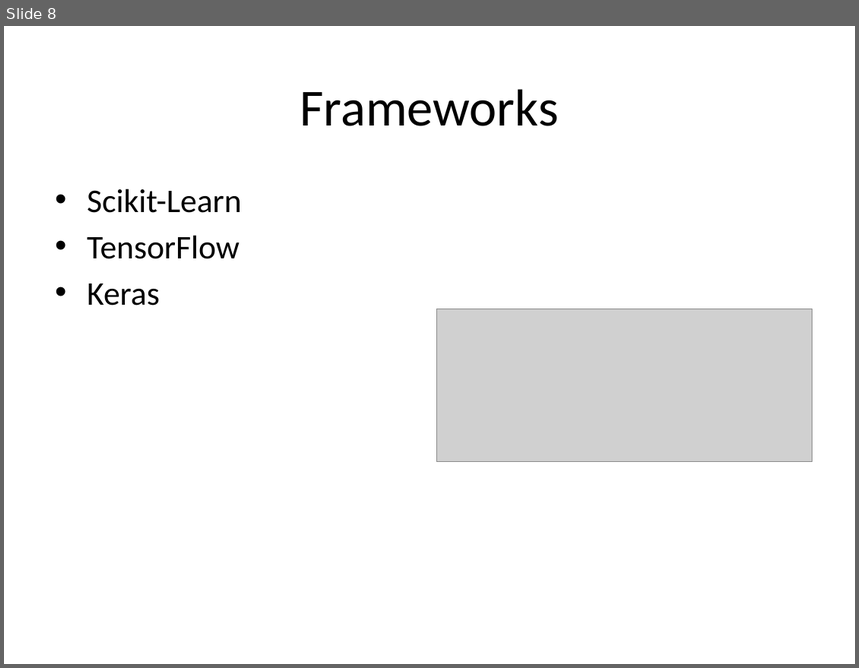
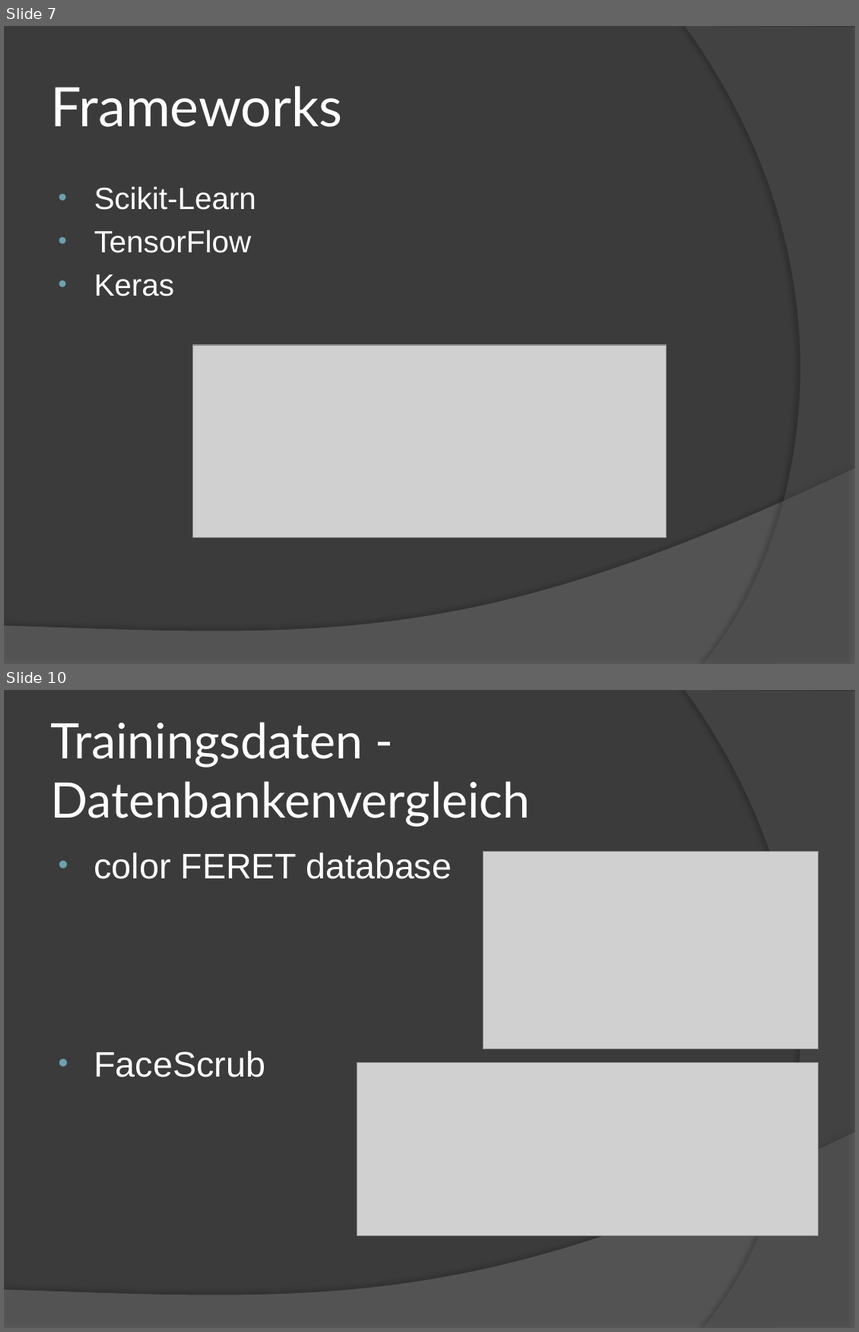
Before and after one commit to schroedingerskatze42/project, a slide deck: documentation/presentation/Image Deobfuscation.pptx. Shown one above the other, each under a label of ours: slide 8 before the commit, slides 7 and 10 after it; the slides between them are not shown. The pictures are 859x668 and 859x1332 pixels, drawn with LibreOffice and Linux fonts; fonts in the diff are those of the drawing; grey boxes stand for pictures. Boxes give left, top, right and bottom in pixels: in the first picture for what was removed or moved away, otherwise in the second. Text is boxed around its words. In the diff, an @@ line names an element or a change of style, - is before the commit and + after.

```diff
--- a/documentation/presentation/Image Deobfuscation.pptx
+++ b/documentation/presentation/Image Deobfuscation.pptx
@@ slide 10 added at bbox=[4, 690, 855, 1328], background #3B3B3B; not listed: 2 template elements that a slide beside it also shows @@
@@ title added at bbox=[51, 722, 531, 826], 41.4 pt, text #FFFFFF @@
+Trainingsdaten - Datenbankenvergleich
@@ text added at bbox=[94, 853, 452, 1078], 30 pt, text #FFFFFF @@
+• color FERET database
+• FaceScrub
@@ picture added at bbox=[484, 852, 819, 1050] @@
@@ picture added at bbox=[357, 1063, 819, 1236] @@
@@ what was slide 8 is now slide 7 @@
@@ slide 7 changed as well @@
@@ background #FFFFFF to #3B3B3B @@
@@ freeform shape added at bbox=[685, 26, 855, 664], fill #5E5E5E at 40% opacity @@
@@ title "Frameworks" at bbox=[51, 86, 343, 127]: size 44 to 46 pt, font Calibri to Lato, text colour #000000 to #FFFFFF; alignment centre to left @@
@@ text "Scikit-Learn" at bbox=[94, 186, 256, 297]: size 28 to 26 pt, font Calibri to Arial, text colour #000000 to #FFFFFF; indent changed @@
@@ picture: place and size @@
-picture at bbox=[436, 309, 813, 463]
+picture at bbox=[193, 345, 666, 537]
@@ freeform shape added at bbox=[4, 468, 855, 664], fill #7F7F7F at 45% opacity @@
```
Also in this commit, not shown: 5 other slides changed, 9 other slides added, 7 slides removed, 14 other files.
